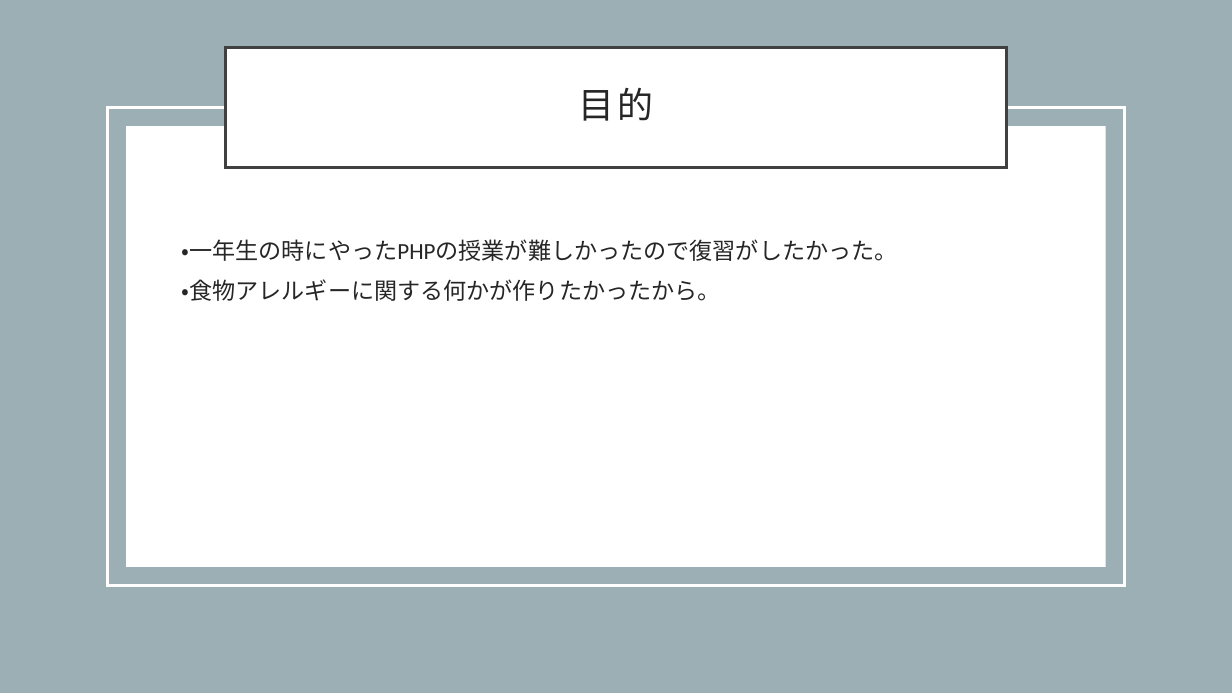
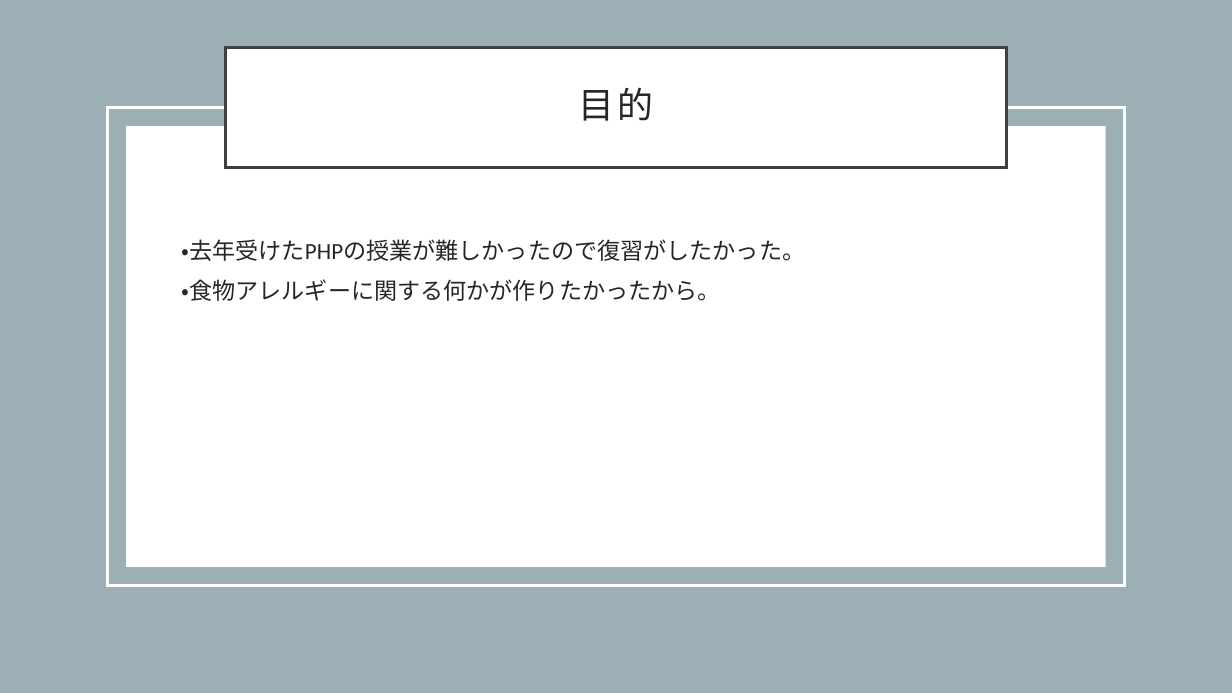
Before and after one commit to yagi-sann/keijibann, a slide deck: slide 2 of E23C1006-八木琢磨.pptx. Drawn at 1232x693 pixels with LibreOffice and Linux fonts; fonts in the diff are those of the drawing. Boxes give left, top, right and bottom in pixels: in the first picture for what was removed or moved away, otherwise in the second. Text is boxed around its words. In the diff, an @@ line names an element or a change of style, - is before the commit and + after.

```diff
--- a/E23C1006-八木琢磨.pptx
+++ b/E23C1006-八木琢磨.pptx
@@ text at (x1=182, y1=239, x2=806, y2=261): text changed @@
-・一年生の時にやったPHPの授業が難しかったので復習がしたかった。
+・去年受けたPHPの授業が難しかったので復習がしたかった。
```
Also in this commit, not shown: 1 slide added.
